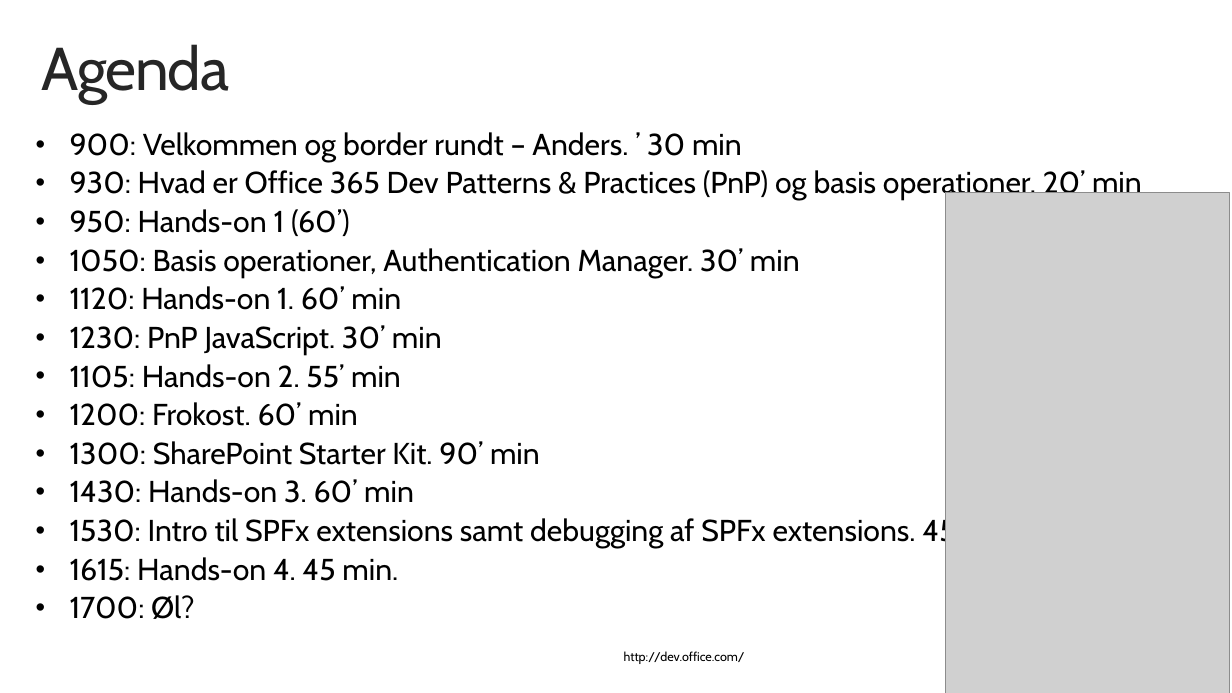
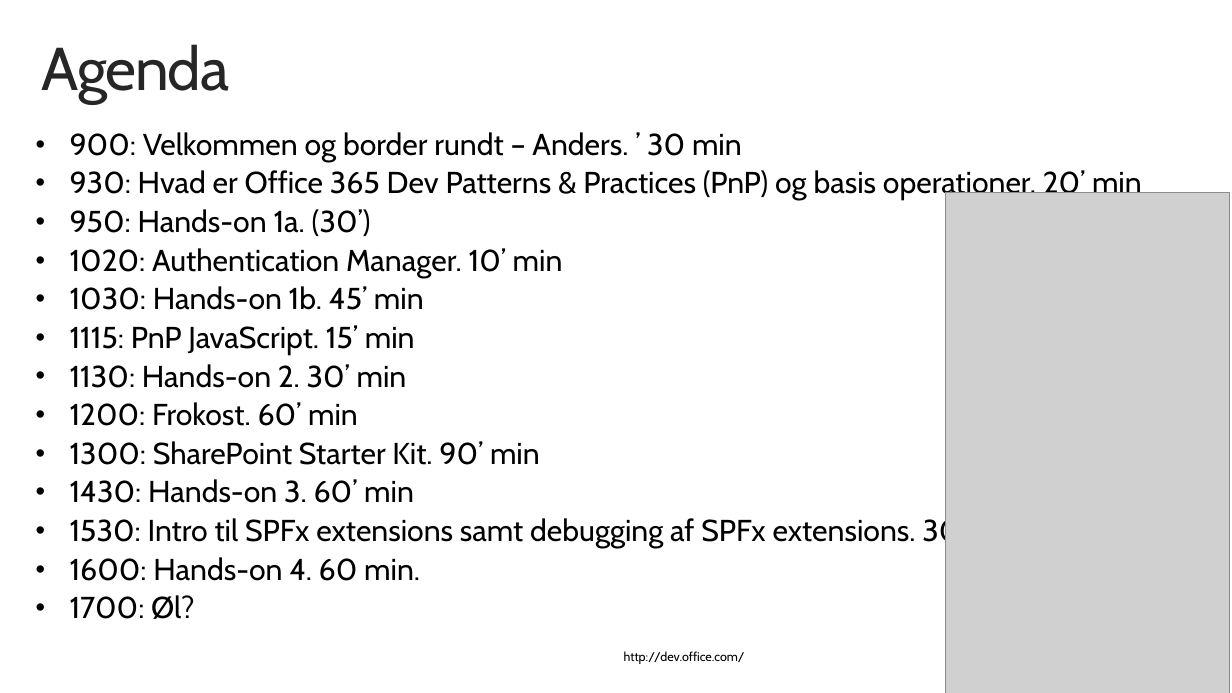
Before and after one commit to andersdissing/spbg-codecamp-pnp-2018, a slide deck: slide 2 of 0 - Agenda SPBG Dev Camp.pptx. Drawn at 1232x693 pixels with LibreOffice and Linux fonts; fonts in the diff are those of the drawing; grey boxes stand for pictures; background and template pictures are left out. Boxes give left, top, right and bottom in pixels: in the first picture for what was removed or moved away, otherwise in the second. Text is boxed around its words. In the diff, an @@ line names an element or a change of style, - is before the commit and + after.

Commit message:
Updated agenda

```diff
--- a/0 - Agenda SPBG Dev Camp.pptx
+++ b/0 - Agenda SPBG Dev Camp.pptx
@@ text at box(70, 209, 563, 388): text changed @@
-• 950: Hands-on 1 (60’)
-• 1050: Basis operationer, Authentication Manager. 30’ min
-• 1120: Hands-on 1. 60’ min
-• 1230: PnP JavaScript. 30’ min
-• 1105: Hands-on 2. 55’ min
+• 950: Hands-on 1a. (30’)
+• 1020: Authentication Manager. 10’ min
+• 1030: Hands-on 1b. 45’ min
+• 1115: PnP JavaScript. 15’ min
+• 1130: Hands-on 2. 30’ min
@@ text at box(70, 515, 965, 581): text changed @@
-• 1530: Intro til SPFx extensions samt debugging af SPFx extensions. 45’ min
-• 1615: Hands-on 4. 45 min.
+• 1530: Intro til SPFx extensions samt debugging af SPFx extensions. 30’ min
+• 1600: Hands-on 4. 60 min.
```
Also in this commit, not shown: 1 other slide changed.
